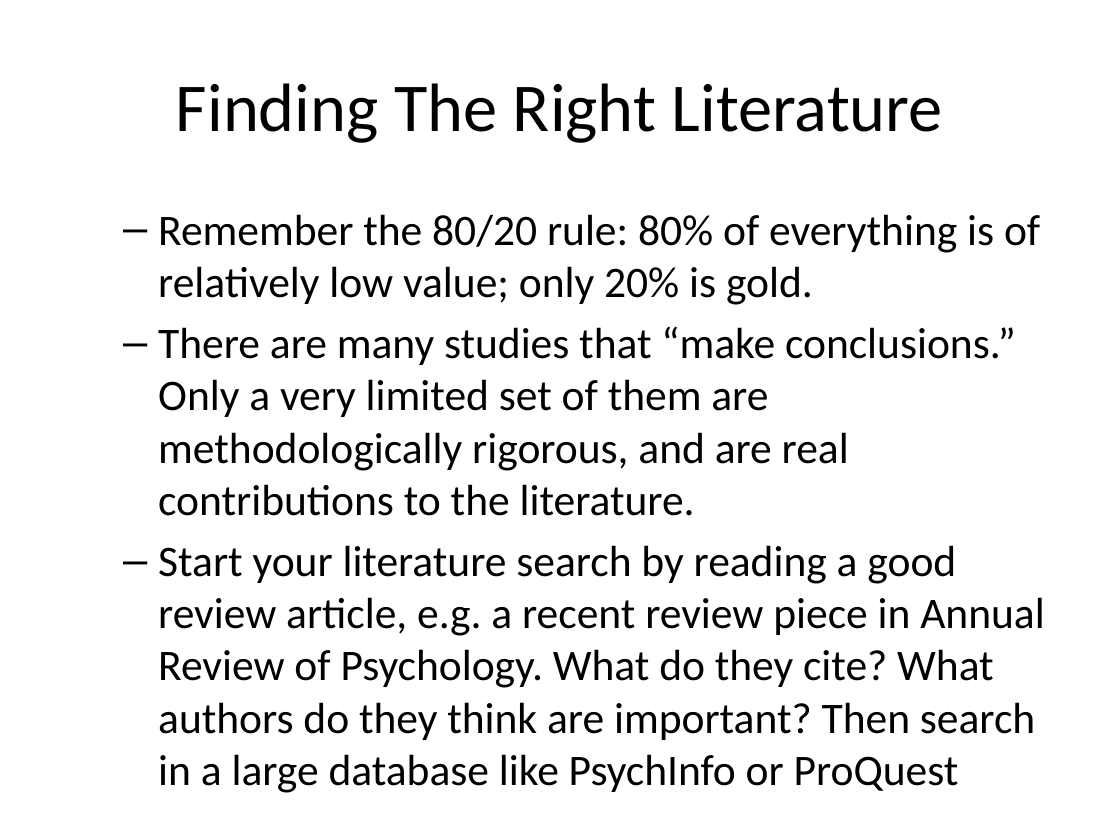
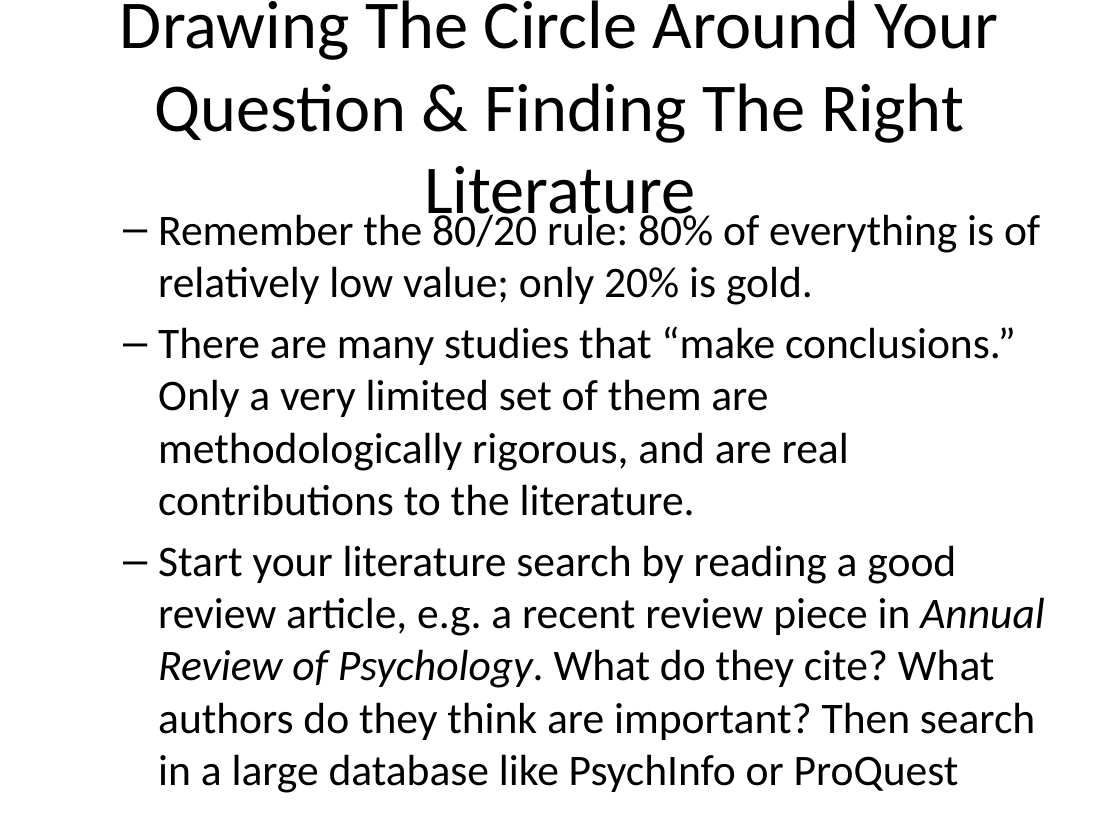
Before and after one commit to agrogan1/teaching, a slide deck: slide 11 of empirical/index.pptx. Drawn at 1120x840 pixels with LibreOffice and Linux fonts; fonts in the diff are those of the drawing. Boxes give left, top, right and bottom in pixels: in the first picture for what was removed or moved away, otherwise in the second. Text is boxed around its words. In the diff, an @@ line names an element or a change of style, - is before the commit and + after.

```diff
--- a/empirical/index.pptx
+++ b/empirical/index.pptx
@@ title at (x1=120, y1=0, x2=998, y2=229): text changed @@
-Finding The Right Literature
+Drawing The Circle Around Your Question & Finding The Right Literature
@@ text at (x1=158, y1=545, x2=1045, y2=740): italic on in "Annual Review of Psychology." @@
```
Also in this commit, not shown: 7 other slides changed, 3 slides added, 2 slides removed, 4 other files.
